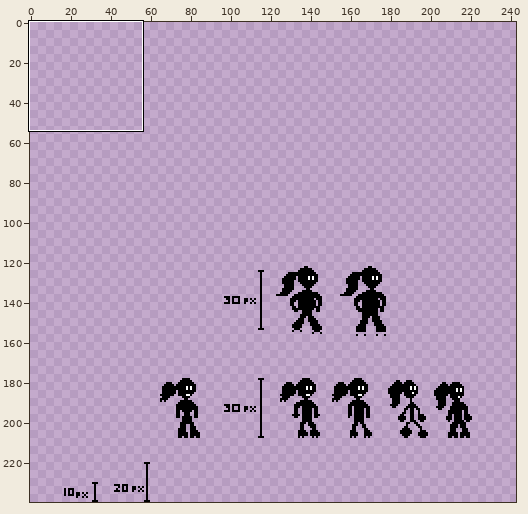
File history of a pixel-art file, images/Willow.aseprite. The first picture is a wide view before the edit; the outline marks the close-up.
Close-up. Old version:
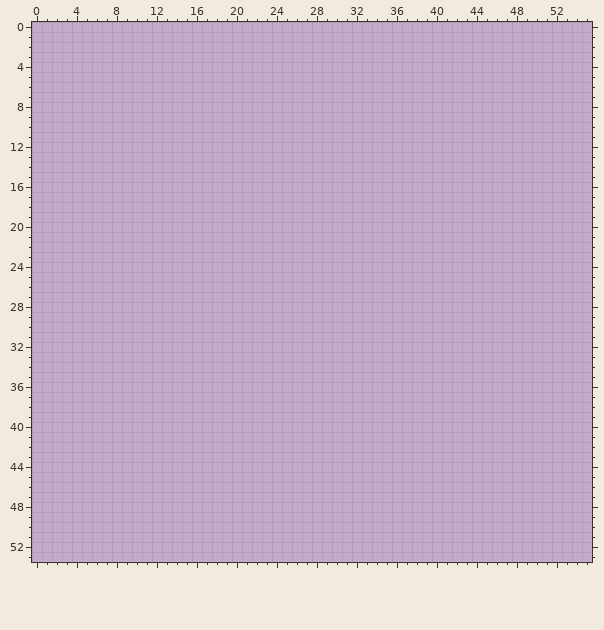
256x240 pixels, 1 frame. Shown: x 0..55, y 0..53. The wide view leaves out empty margins. The commit also changed other parts of the picture, which this record leaves out.
After:
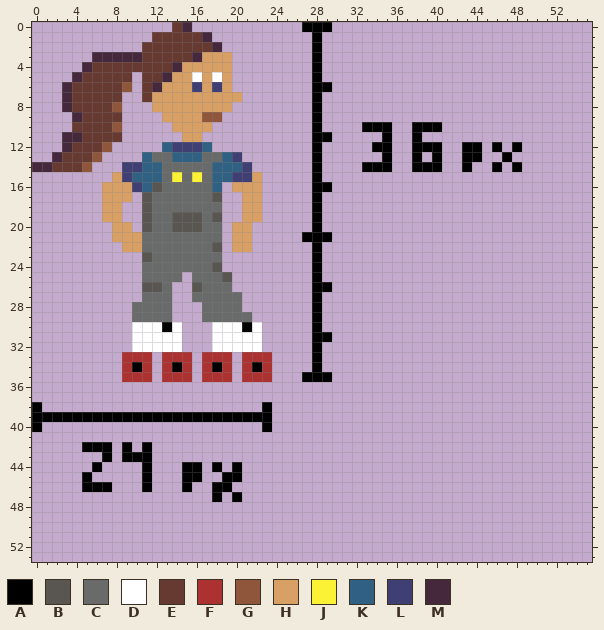
Palette (. is transparent): A #000000  B #595652  C #696a6a  D #ffffff  E #663931  F #ac3232  G #8f563b  H #d9a066  J #fbf236  K #306082  L #3f3f74  M #45283c
Changes in this commit:
Changed rows in their new state; - is an unchanged pixel.
Layer "Layer 1":
first column x 0:
 0 --------------EM-----------AAA-------------------
 1 ------------EEEEEM----------A--------------------
 2 -----------EEEEEEEM---------A--------------------
 3 ------MMMMMEEEEEMHHH--------A--------------------
 4 -----MEEEEEEEEMHHHHH--------A--------------------
 5 ----MEEEEE-EEMHHDHDH--------A--------------------
 6 ---MEEEEEG-EMHHHLHLH--------AA-------------------
 7 ---MEEEEE--EHHHHHHHHH-------A--------------------
 8 ---MEEEEG---HHHHHHHH--------A--------------------
 9 ----MEEEE----HHHHGG---------A--------------------
10 ----EEEEG-----HHHH----------A----AAA--AAA--------
11 ---MMEEEE------HH-----------AA-----A--A----------
12 ---MEEEG-----KLLLK----------A-----AA--AAA--AA-A-A
13 --MEEEG----KCCKKKCCKL-------A------A--A-A--AA--A-
14 MMEEEG---LLKKCCCCCKKKL------A----AAA--AAA--A--A-A
15 --------HLKKKCJCJCKKLLH-----A--------------------
16 -------HHHLKBCCCCCK-HHH-----AA-------------------
17 -------HHH-BCCCCCCB--HH-----A--------------------
18 -------HH--BCCCCCCC--HH-----A--------------------
19 -------HH--BCCBBBCB--HH-----A--------------------
20 --------HH-BCCBBBCC-HH------A--------------------
21 --------HHHCCCCCCCC-HH-----AAA-------------------
22 ---------HHCCCCCCCB-HH------A--------------------
23 -----------BCCCCCCC---------A--------------------
24 -----------CCCCCCCB---------A--------------------
25 -----------CCCC-CCCB--------A--------------------
26 -----------BBC--BCCC--------AA-------------------
27 -----------CCC--CCCCC-------A--------------------
28 ----------CCCC---CCCC-------A--------------------
29 ----------CCCC---CCCCC------A--------------------
30 ----------DDDAD---DDDAD-----A--------------------
31 ----------DDDDD---DDDDD-----AA-------------------
32 ----------DDDDD---DDDDD-----A--------------------
33 ---------FFF-FFF-FFF-FFF----A--------------------
34 ---------FAF-FAF-FAF-FAF----A--------------------
35 ---------FFF-FFF-FFF-FFF---AAA-------------------
38 A----------------------A-------------------------
39 AAAAAAAAAAAAAAAAAAAAAAAA-------------------------
40 A----------------------A-------------------------
42 -----AAA-A-A-------------------------------------
43 -------A-AAA-------------------------------------
44 ------A----A---AA-A-A----------------------------
45 -----A-----A---AA--AA----------------------------
46 -----AAA---A---A--AA-----------------------------
47 ------------------A-A----------------------------
